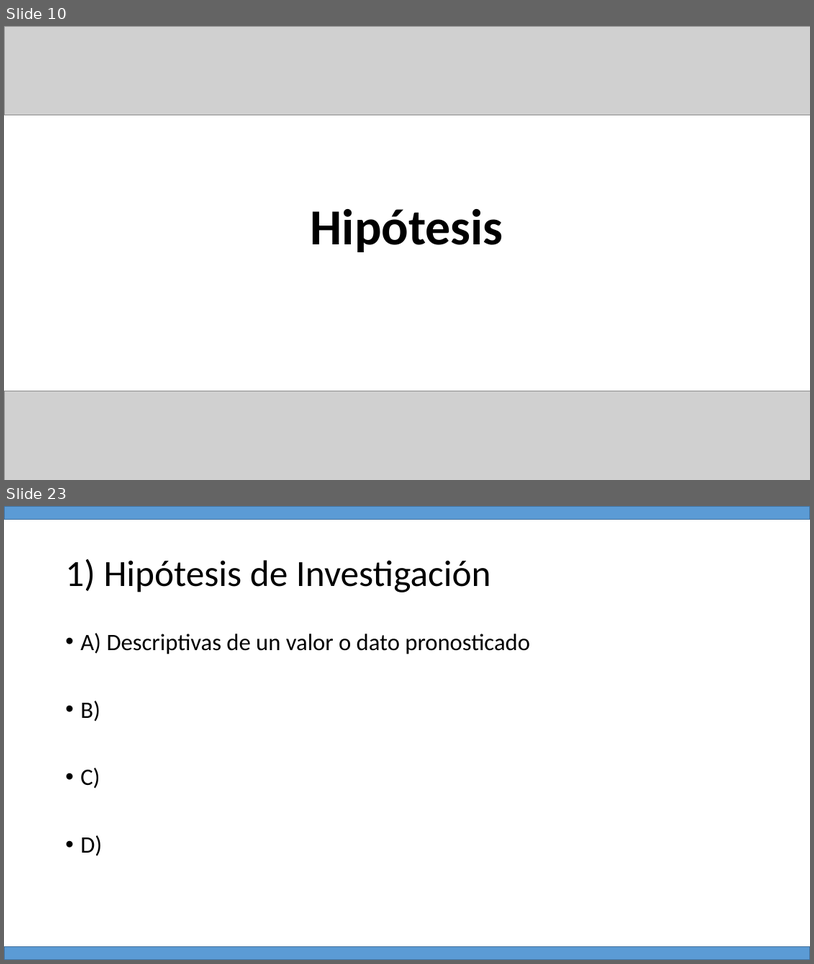
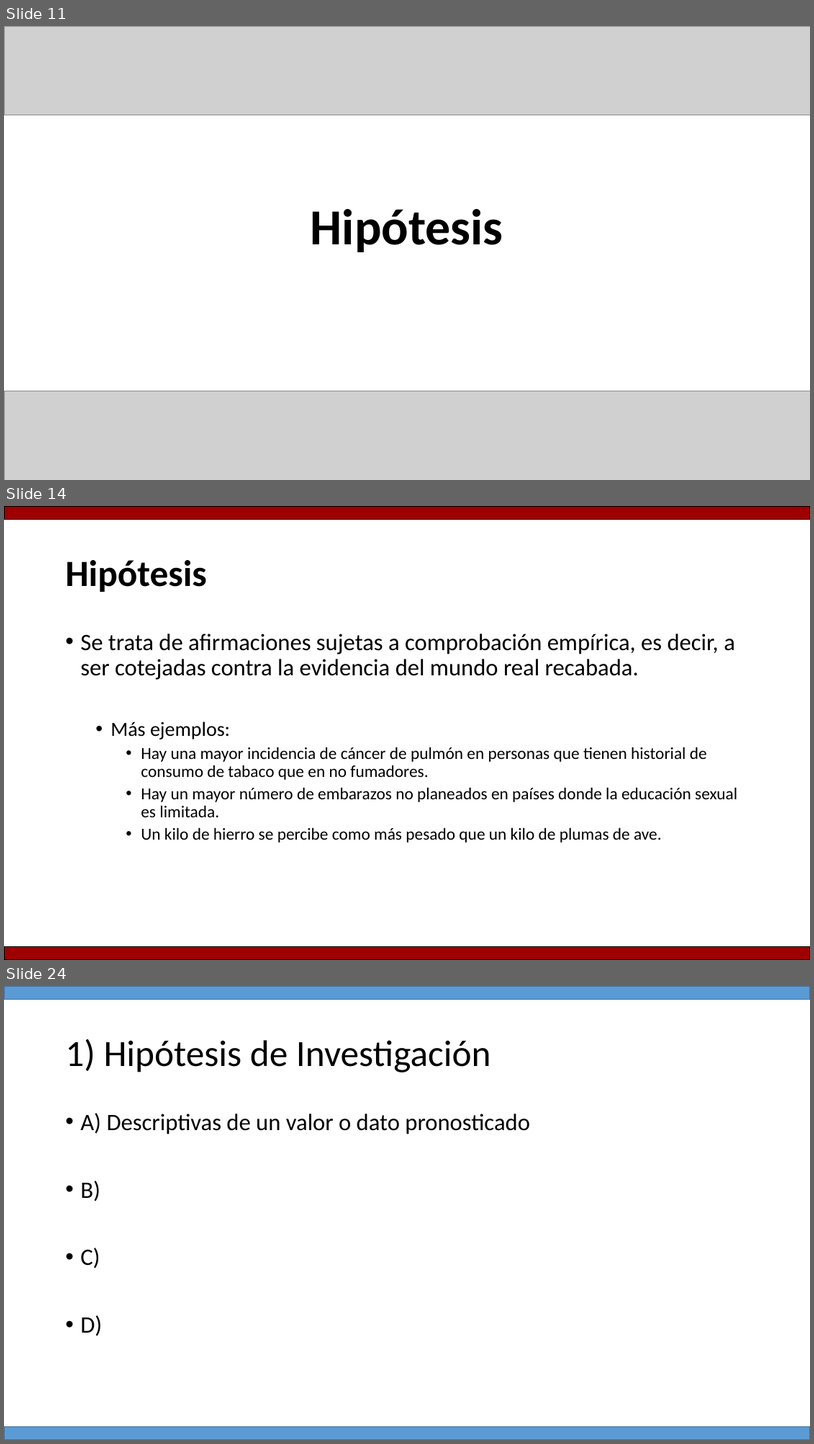
Before and after one commit to Adrifelcha/afchavez-019, a slide deck: JeanPiaget/ClaseMuestra/Hipotesis_Variables.pptx. Shown one above the other, each under a label of ours: slides 10 and 23 before the commit, slides 11, 14 and 24 after it; the slides between them are not shown. The pictures are 814x964 and 814x1444 pixels, drawn with LibreOffice and Linux fonts; fonts in the diff are those of the drawing; grey boxes stand for pictures. Boxes give left, top, right and bottom in pixels: in the first picture for what was removed or moved away, otherwise in the second. Text is boxed around its words. In the diff, an @@ line names an element or a change of style, - is before the commit and + after.

```diff
--- a/JeanPiaget/ClaseMuestra/Hipotesis_Variables.pptx
+++ b/JeanPiaget/ClaseMuestra/Hipotesis_Variables.pptx
@@ slide 14 added at [4, 506, 810, 960], background #FFFFFF @@
@@ rectangle added at [4, 506, 810, 519], fill #9E0000, outline #000000 1 pt @@
@@ title added at [65, 560, 206, 592], 44 pt, text #000000, bold @@
+Hipótesis
@@ text added at [80, 633, 738, 842], 20 pt, text #000000 @@
+• Se trata de afirmaciones sujetas a comprobación empírica, es decir, a ser cotejadas contra la evidencia del mundo real recabada.
+  • Más ejemplos:
+    • Hay una mayor incidencia de cáncer de pulmón en personas que tienen historial de consumo de tabaco que en no fumadores.
+    • Hay un mayor número de embarazos no planeados en países donde la educación sexual es limitada.
+    • Un kilo de hierro se percibe como más pesado que un kilo de plumas de ave.
@@ rectangle added at [4, 947, 810, 960], fill #9E0000, outline #000000 1 pt @@
@@ what was slide 10 is now slide 11 @@
@@ what was slide 23 is now slide 24 @@
```
Also in this commit, not shown: 11 slides changed, 2 other slides added, 2 slides removed.
